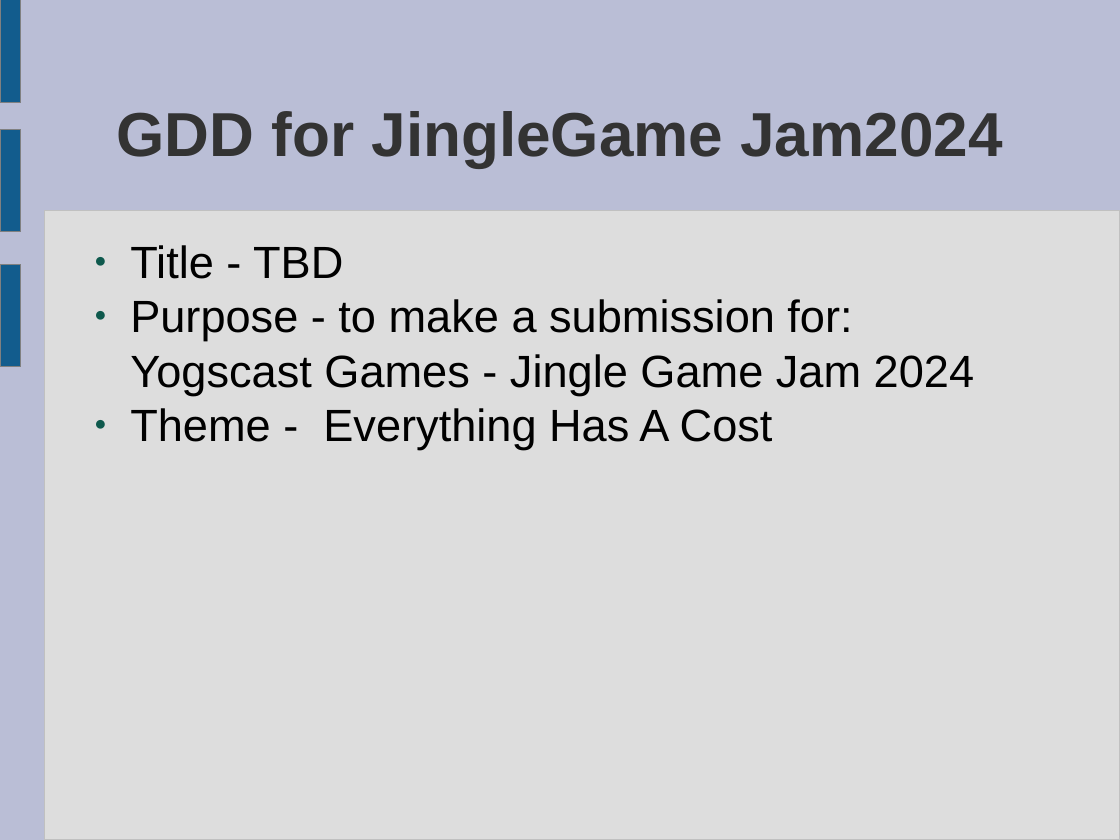
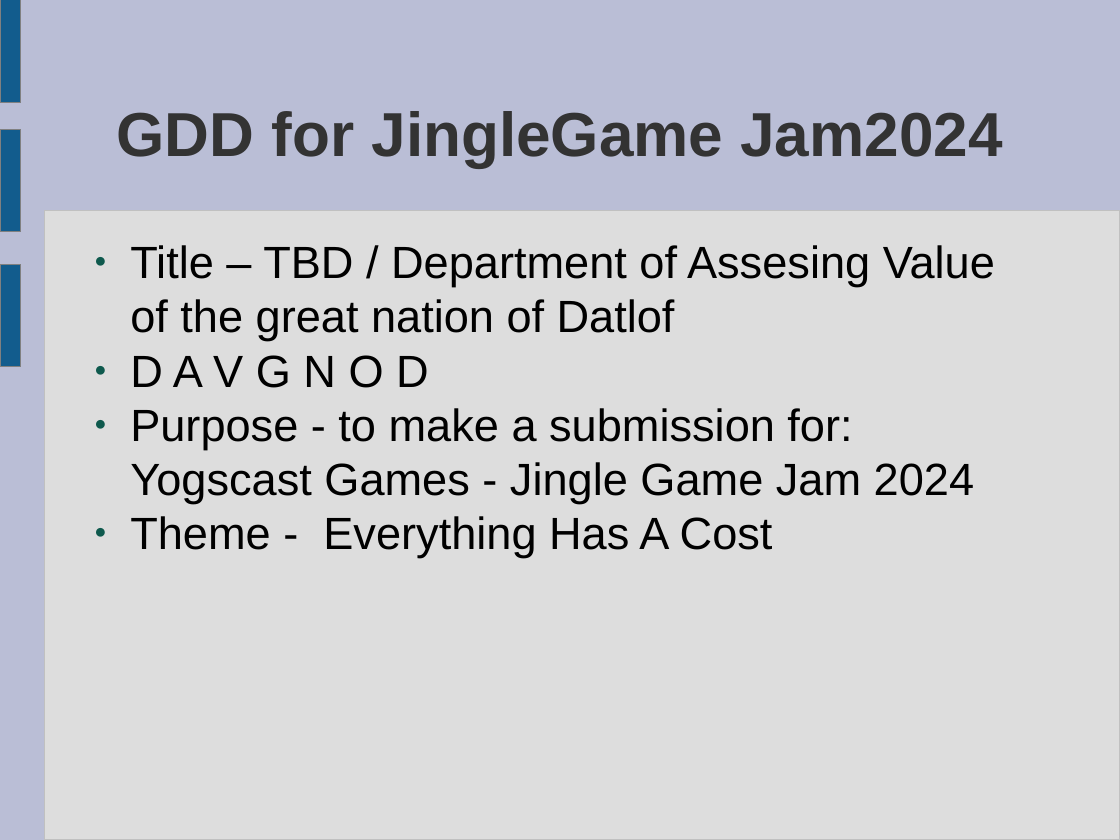
Before and after one commit to ktosox/JingleGameJam2024, a slide deck: slide 1 of GDD.odp. Drawn at 1120x840 pixels with LibreOffice and Linux fonts; fonts in the diff are those of the drawing. Boxes give left, top, right and bottom in pixels: in the first picture for what was removed or moved away, otherwise in the second. Text is boxed around its words. In the diff, an @@ line names an element or a change of style, - is before the commit and + after.

```diff
--- a/GDD.odp
+++ b/GDD.odp
@@ text at (130,245,995,388): text changed @@
-● Title - TBD
+● Title – TBD / Department of Assesing Value
+of the great nation of Datlof
+● D A V G N O D
```
Also in this commit, not shown: 4 other slides changed, 2 slides added, 17 other files.
